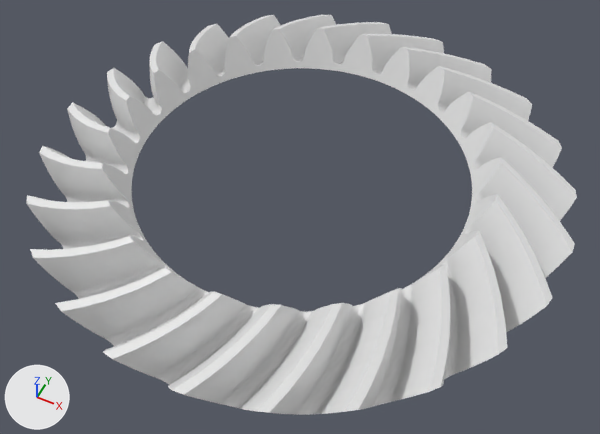
The Blender file hardware/models/transmission/gears/hypoid_gear_wheel.blend: old version first, new version second.
The view is the same before and after, from a 50 mm camera at (94.5, -190.4, 219.0) aimed at (4.1, -9.7, -6.8). Lighting does not change. The marker at lower left points along +X, +Y and +Z.

Before the edit, the objects in view are built like this:
```python
me_xyz_function = bpy.data.meshes.new('XYZ Function')
me_xyz_function.from_pydata(...)  # 7104 vertices, 6216 faces; spans x -97.0..97.0, y -97.0..97.0, z -14.0..19.0
ob_xyz_function = bpy.data.objects.new('XYZ Function', me_xyz_function)
ob_xyz_function.location = (0.0, 0.0, 0.0)
```
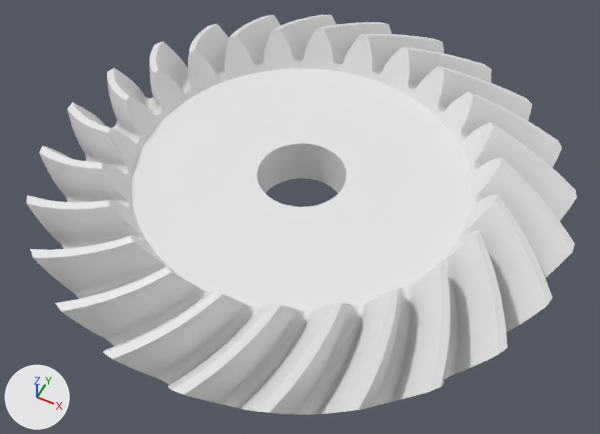
Commit message: add a hole in the hypoid wheel

What differs and where, as boxes [x1, y1, x2, y2] in the pictures (600 x 434 px):
part 1 of me_xyz_function, added: after [132, 68, 472, 312]

The change in detail:
me_xyz_function is used by ob_xyz_function; location (0.0, 0.0, 0.0).
me_xyz_function had 7104 vertices, 6216 faces and spanned x -97.0..97.0, y -97.0..97.0, z -14.0..19.0.
me_xyz_function now has 7232 vertices, 7172 faces and spans x -97.0..97.0, y -97.0..97.0, z -14.0..19.0.
me_xyz_function part 1: 128 vertices added at x -16.0..16.0, y -16.0..16.0, z -14.0..5.0.
